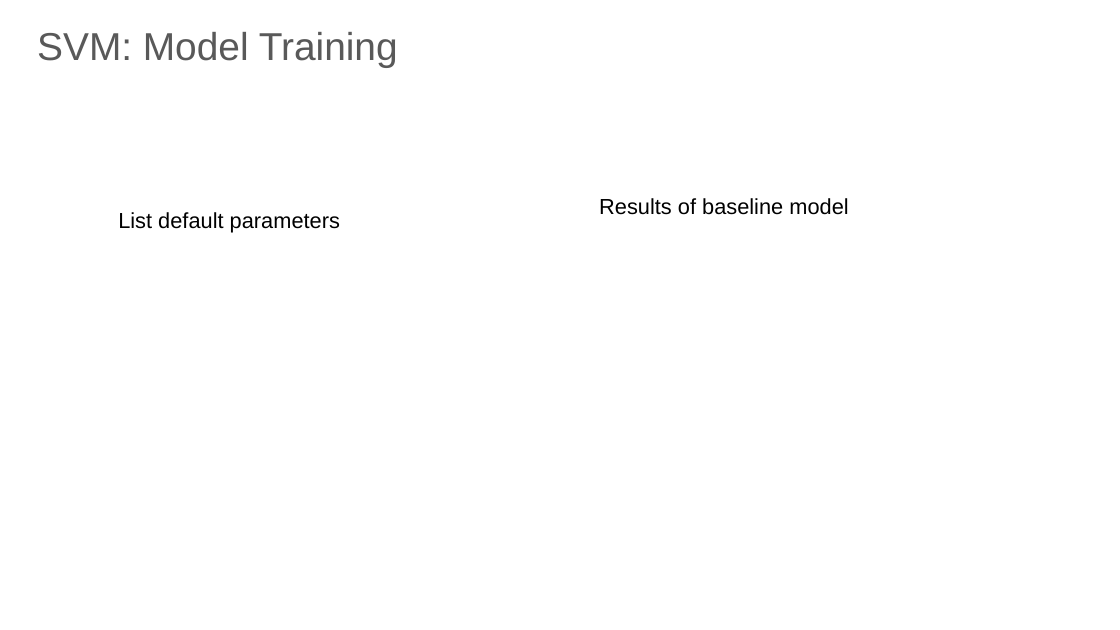
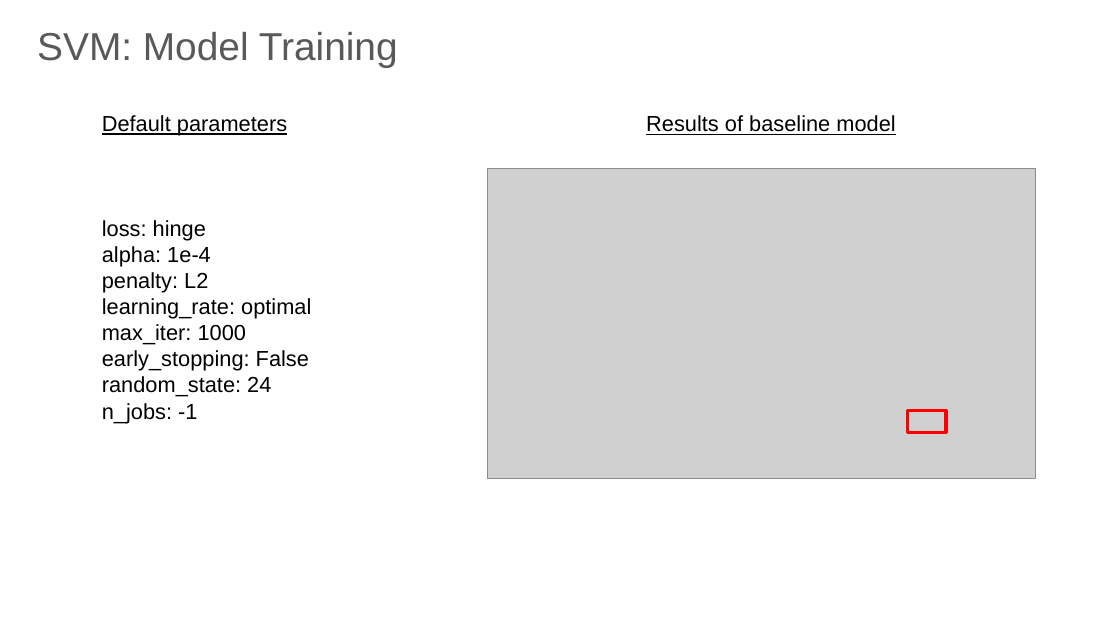
Before and after one commit to Root18D/AAI-501--Machine-Learning, a slide deck: slide 10 of AAI_501_Final_Project_Presentation_Group6_r1.pptx. Drawn at 1120x630 pixels with LibreOffice and Linux fonts; fonts in the diff are those of the drawing; grey boxes stand for pictures; background and template pictures are left out. Boxes give left, top, right and bottom in pixels: in the first picture for what was removed or moved away, otherwise in the second. Text is boxed around its words. In the diff, an @@ line names an element or a change of style, - is before the commit and + after.

```diff
--- a/AAI_501_Final_Project_Presentation_Group6_r1.pptx
+++ b/AAI_501_Final_Project_Presentation_Group6_r1.pptx
@@ text at <box>102,115,311,423</box>: text changed @@
-List default parameters
+Default parameters
+loss: hinge
+alpha: 1e-4
+penalty: L2
+learning_rate: optimal
+max_iter: 1000
+early_stopping: False
+random_state: 24
+n_jobs: -1
@@ text "Results of baseline model": place and size @@
-text "Results of baseline model" at <box>599,198,848,215</box>
+text "Results of baseline model" at <box>646,115,895,135</box>
@@ text "Results of baseline model" at <box>646,115,895,135</box>: underline on @@
@@ picture added at <box>487,169,1036,479</box> @@
@@ rectangle added at <box>907,410,945,431</box>, outline #FF0000 2 pt @@
```
Also in this commit, not shown: 4 other slides changed, 3 slides added, 2 slides removed, 2 other files.
